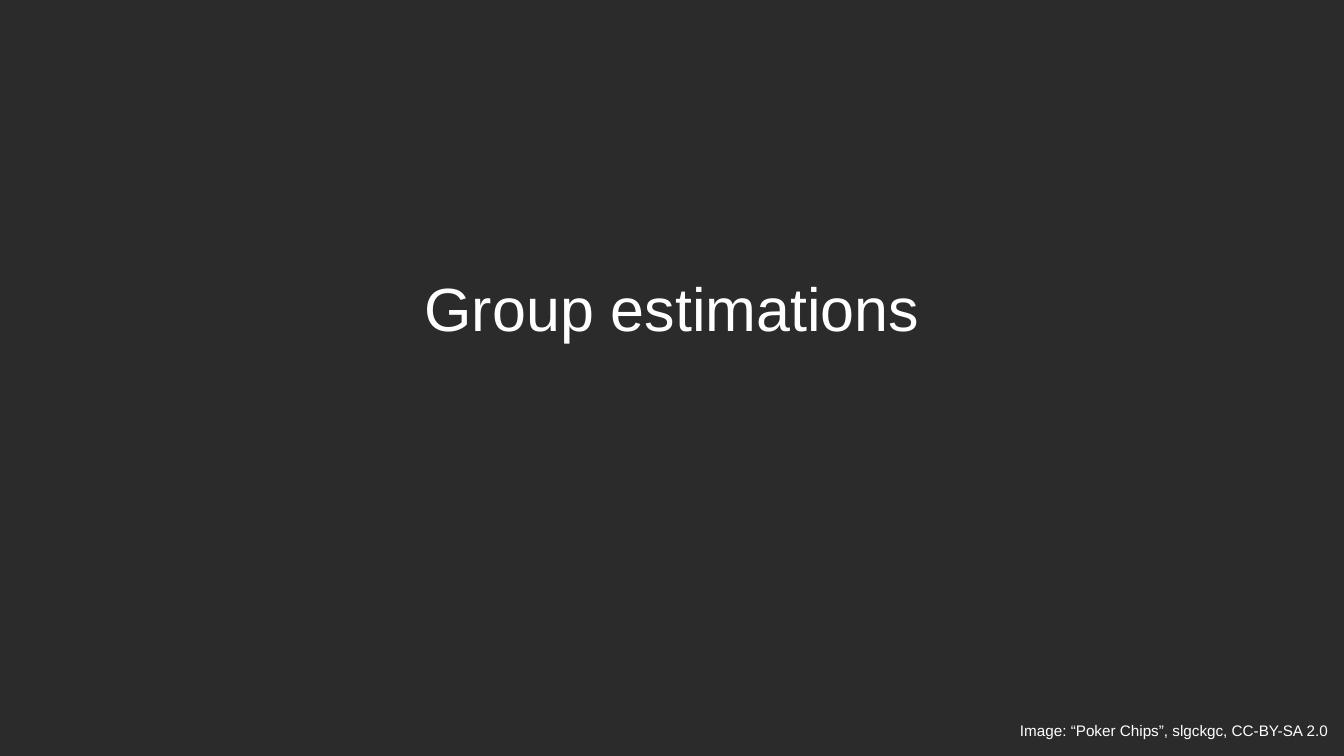
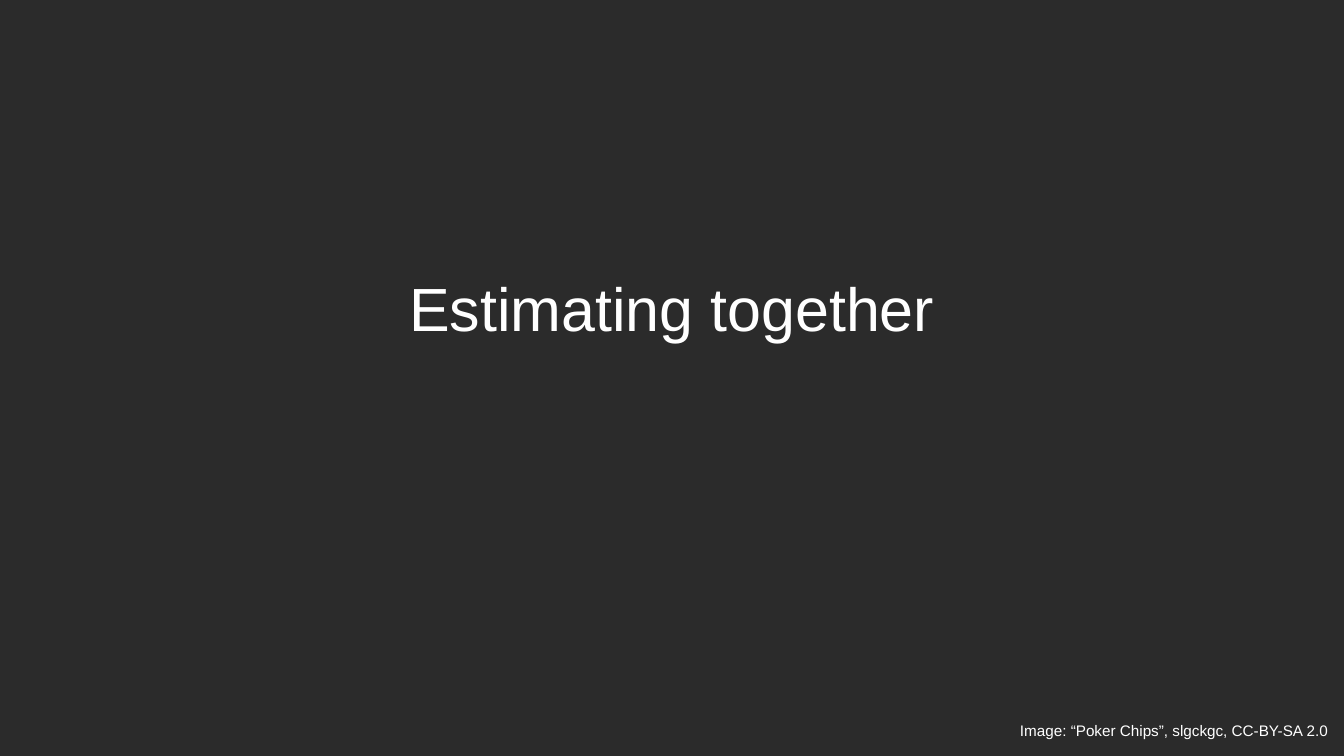
Before and after one commit to exasol/tutorials, a slide deck: slide 8 of estimating/estimating.odp. Drawn at 1344x756 pixels with LibreOffice and Linux fonts; fonts in the diff are those of the drawing; background and template pictures are left out; a plain dark background stands for a picture behind light text. Boxes give left, top, right and bottom in pixels: in the first picture for what was removed or moved away, otherwise in the second. Text is boxed around its words. In the diff, an @@ line names an element or a change of style, - is before the commit and + after.

```diff
--- a/estimating/estimating.odp
+++ b/estimating/estimating.odp
@@ subtitle added at [409, 287, 935, 342], 36 pt, text #FFFFFF @@
+Estimating together
@@ subtitle removed at [425, 287, 919, 342] @@
-Group estimations
```
Also in this commit, not shown: 3 other slides changed.
